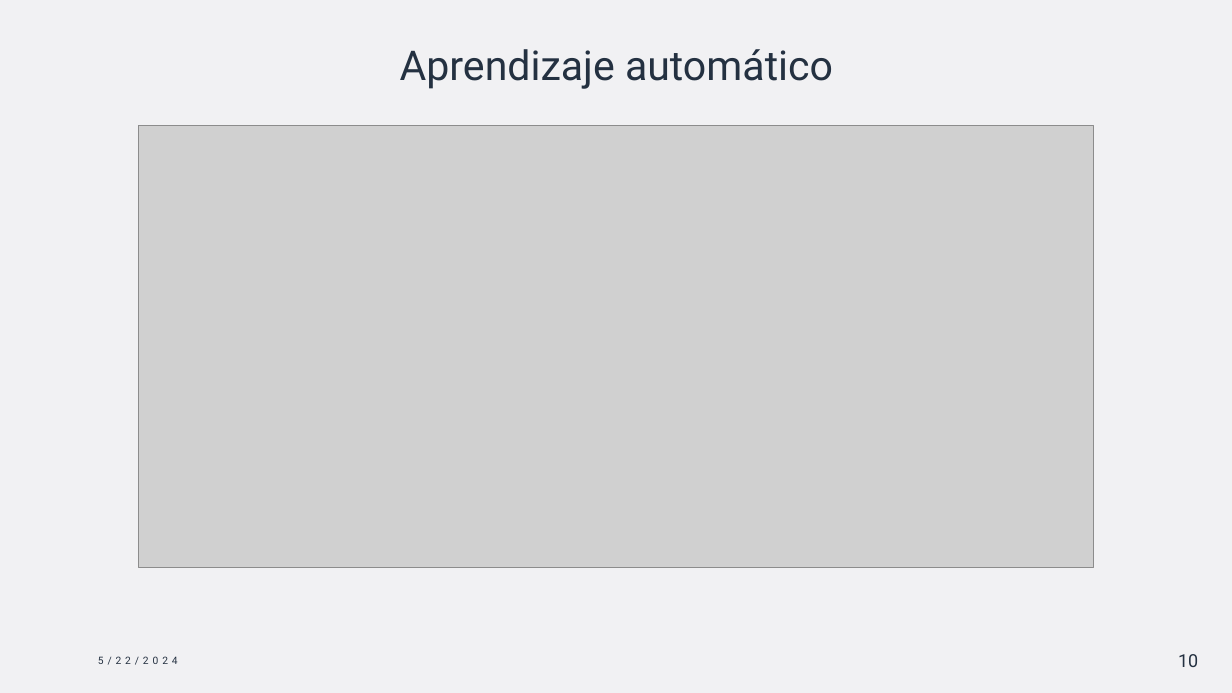
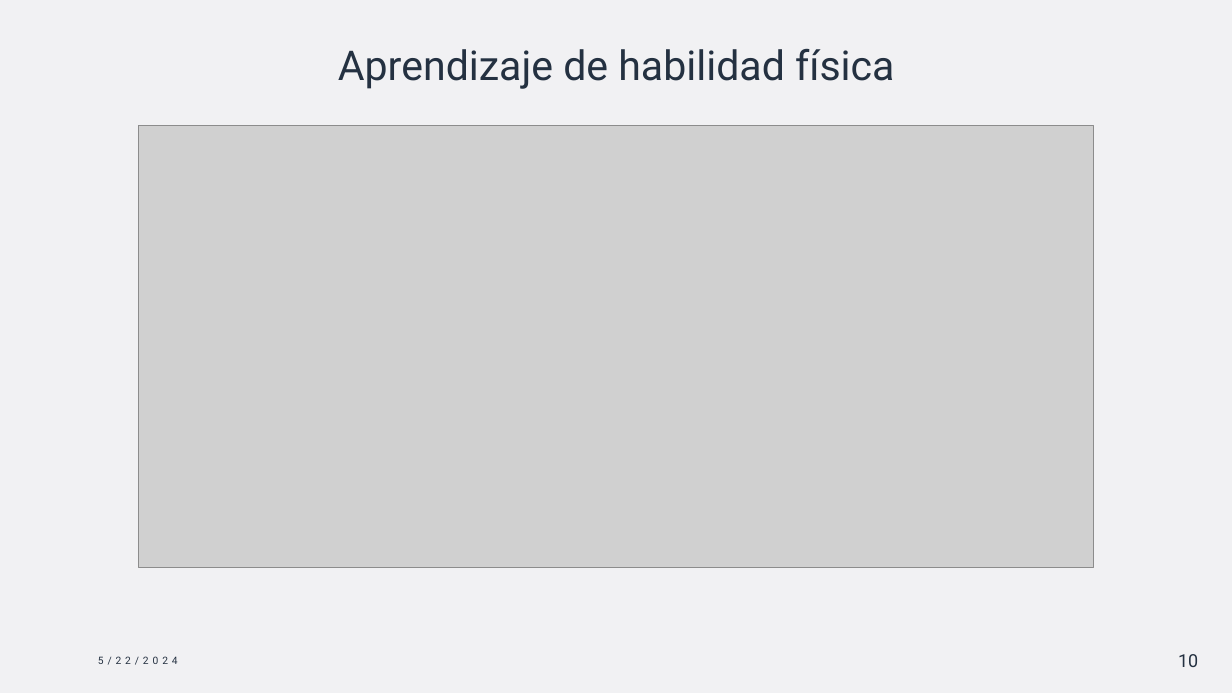
Before and after one commit to ignamarga1/Bowling24, a slide deck: slide 10 of La bolera.pptx. Drawn at 1232x693 pixels with LibreOffice and Linux fonts; fonts in the diff are those of the drawing; grey boxes stand for pictures. Boxes give left, top, right and bottom in pixels: in the first picture for what was removed or moved away, otherwise in the second. Text is boxed around its words. In the diff, an @@ line names an element or a change of style, - is before the commit and + after.

```diff
--- a/La bolera.pptx
+++ b/La bolera.pptx
@@ title at (338, 49, 894, 89): text changed @@
-Aprendizaje automático
+Aprendizaje de habilidad física
```
Also in this commit, not shown: 9 other slides changed.
